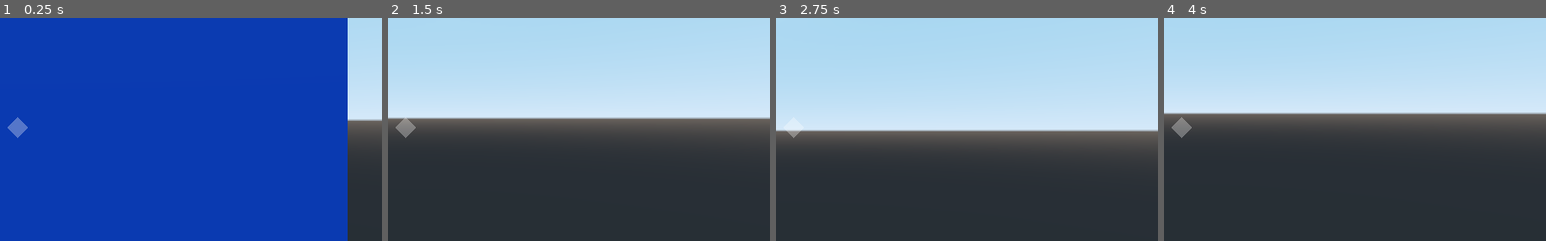
Above: before the commit, frames 1-4 (left to right).
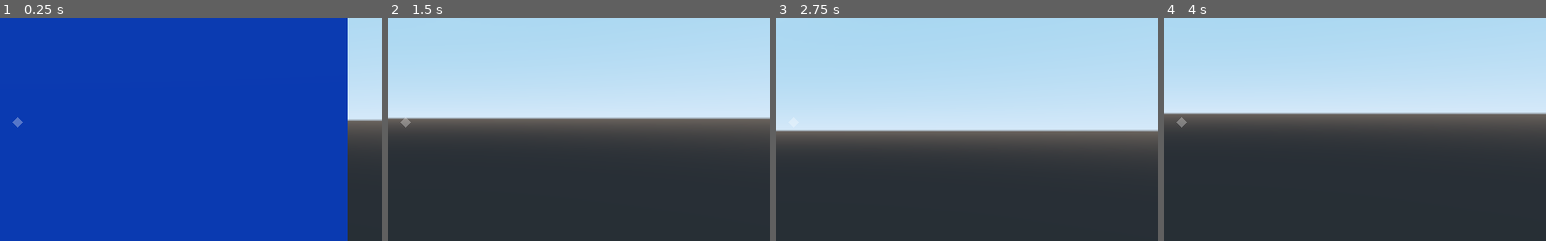
Above: after the commit, the same moments.

Repository: gubbu/GodotColorBlocks
Game: Godot game, scene res://scripts/mainscene.tscn
The game is run twice, just before and just after one commit, with the same random seed, the same clock (stepped at 60 frames per second) and the same inputs.
Inputs (mouse positions are % of the whole screen's width and height, from its top left):
- Up to frame 1 (0.25 s): no input
- Up to frame 2 (1.5 s): move the mouse to (55, 50) at 0.52 s; hold W from 0.53 s (still down); click (55, 50) at 0.6 s; tap Enter at 1.25 s; move the mouse to (45, 50) at 1.27 s; click (45, 50) at 1.35 s
- Up to frame 3 (2.75 s): keep holding W; tap Space at 2 s; move the mouse to (52, 48) at 2.02 s; right-click (52, 48) at 2.1 s; click (52, 48) at 2.3 s
- Up to frame 4 (4 s): keep holding W; tap Enter at 2.75 s; move the mouse to (49, 52) at 2.77 s; click (49, 52) at 2.85 s; tap Space at 3.5 s; move the mouse to (57, 51) at 3.52 s; click (57, 51) at 3.6 s
The pictures show only the part of the screen within x 49-99%, y 27-77%; the shares and areas given below are measured in that part.

The runs differ from the first frame. In frame 1, 0.2% of the frame differs, in the area x 2-8%, y 47-54%; in frame 2, 0.2%; in frame 3, less than 0.1%; in frame 4, 0.2%.

Commit message:
firs commit

Diff:
--- a/scripts/Blockplacer.gd
+++ b/scripts/Blockplacer.gd
@@ -1,9 +1,5 @@
 extends RayCast
 
-
-# Declare member variables here. Examples:
-# var a = 2
-# var b = "text"
 onready var dummy_placement = $"../../../../DummyPlacement"
 onready var debug_label: Label = $Label
 onready var colorpicker: ColorPicker = $ColorPicker
@@ -11,10 +7,6 @@
 func _ready():
 	pass # Replace with function body.
 
-
-# Called every frame. 'delta' is the elapsed time since the previous frame.
-#func _process(delta):
-#	pass
 
 
 func _physics_process(delta):
--- a/scripts/Chunk.gd
+++ b/scripts/Chunk.gd
@@ -12,7 +12,7 @@
 # hahmap entry example: create air block at (0, 0, 0)
 # { pos: {x: 0, y: 0, z: 0}, change: {
 #						gen_mesh = false,
-#						color = Color(1.0, 0.0, 0.0),
+#						color = Color(1.0, 0.0, 0.0), # color optional here
 #						solid = false
 #				}}
 var changes = {}
@@ -212,7 +212,7 @@
 	var inside_z = self.chunk_z * CHUNKSIZE <= z and self.chunk_z * CHUNKSIZE + CHUNKSIZE > z
 	# check if block is in chunk: ...
 	if not inside_x or not inside_y or not inside_z:
-		print("cant place it here ....")
+		print("cant destroy block here ....")
 		return
 	var local_x: int = x % CHUNKSIZE
 	var local_y: int = y % CHUNKSIZE
--- a/scripts/mainscene.tscn
+++ b/scripts/mainscene.tscn
@@ -26,14 +26,10 @@
 
 [node name="ChunkManager" type="Spatial" parent="."]
 
-[node name="TerrainChunk" type="MeshInstance" parent="ChunkManager" groups=[
-"terrain",
-]]
+[node name="TerrainChunk" type="MeshInstance" parent="ChunkManager" groups=["terrain"]]
 script = ExtResource( 1 )
 
-[node name="TerrainChunk2" type="MeshInstance" parent="ChunkManager" groups=[
-"terrain",
-]]
+[node name="TerrainChunk2" type="MeshInstance" parent="ChunkManager" groups=["terrain"]]
 script = ExtResource( 1 )
 chunk_x = 1
 chunk_z = 1
@@ -62,20 +58,17 @@
 anchor_top = 0.5
 anchor_right = 0.5
 anchor_bottom = 0.5
-margin_right = 20.0
-margin_bottom = 20.0
+margin_right = 10.0
+margin_bottom = 10.0
 rect_rotation = 45.0
 rect_pivot_offset = Vector2( 10, 10 )
 color = Color( 1, 1, 1, 0.305882 )
-__meta__ = {
-"_edit_use_anchors_": false
-}
 
 [node name="ColorPicker" type="ColorPicker" parent="ChunkManager/GodModePlayer/Camera/RayCast"]
-margin_left = 711.0
-margin_top = -4.0
-margin_right = 1019.0
-margin_bottom = 458.0
+margin_left = 719.0
+margin_top = 4.0
+margin_right = 1027.0
+margin_bottom = 466.0
 color = Color( 0, 0, 1, 1 )
 script = ExtResource( 5 )
 __meta__ = {
Not shown, added: README.md
